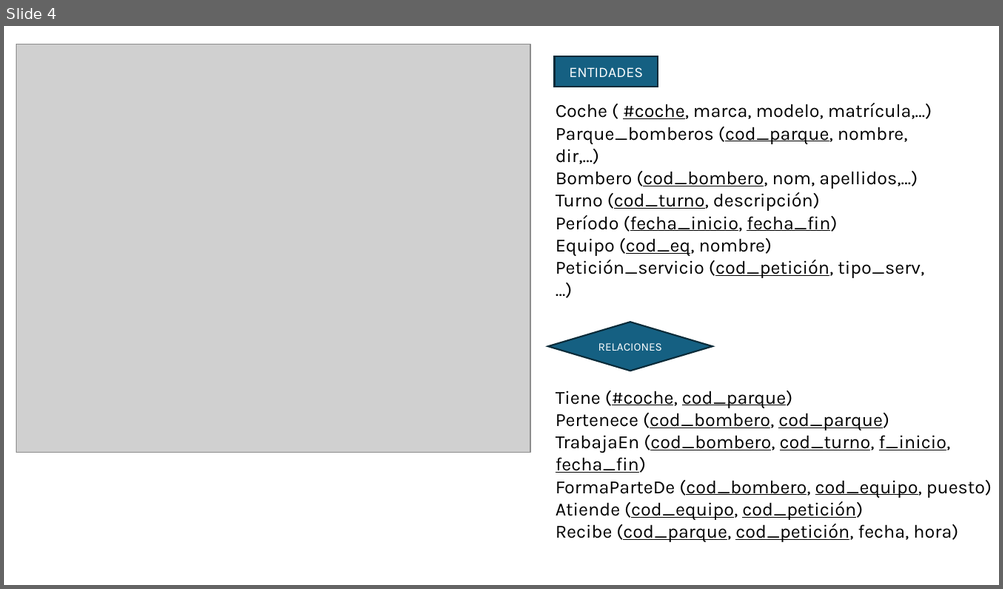
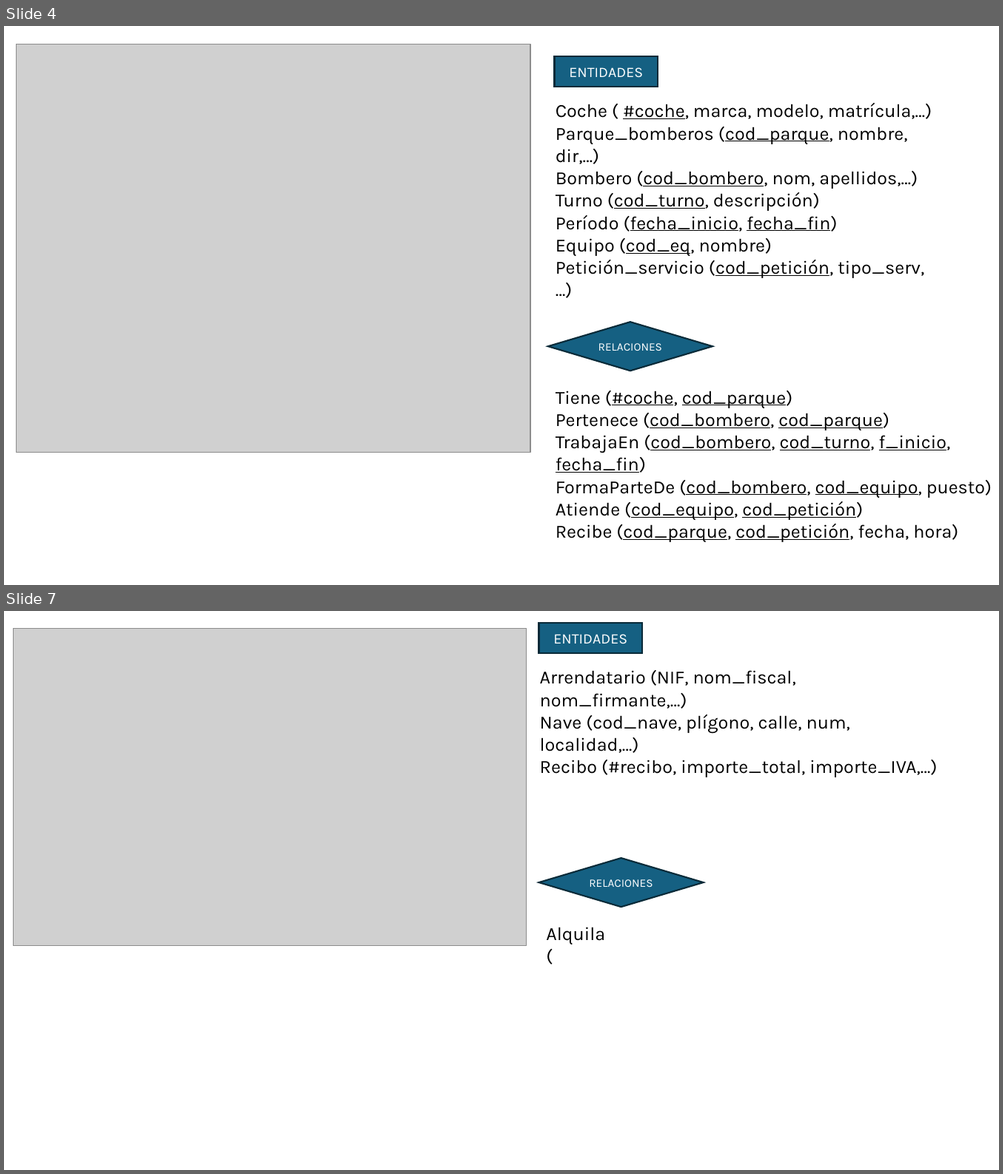
Before and after one commit to AchillesD9-Alex/-2024-Java-Angular-Bootcamp, a slide deck: [JAVA]/C3/TA13/ta13.pptx. Shown one above the other, each under a label of ours: slide 4 before the commit, slides 4 and 7 after it; the slides between them are not shown. The pictures are 1003x589 and 1003x1174 pixels, drawn with LibreOffice and Linux fonts; fonts in the diff are those of the drawing; grey boxes stand for pictures. Boxes give left, top, right and bottom in pixels: in the first picture for what was removed or moved away, otherwise in the second. Text is boxed around its words. In the diff, an @@ line names an element or a change of style, - is before the commit and + after.

```diff
--- a/[JAVA]/C3/TA13/ta13.pptx
+++ b/[JAVA]/C3/TA13/ta13.pptx
@@ slide 7 added at bbox=[4, 611, 999, 1170], background #FFFFFF @@
@@ picture added at bbox=[14, 628, 526, 946] @@
@@ rectangle added at bbox=[539, 623, 643, 652], fill #156082, outline #092A39 1.5 pt, 14 pt, text #FFFFFF @@
+ENTIDADES
@@ text added at bbox=[540, 670, 936, 777], 18 pt, text #000000 @@
+Arrendatario (NIF, nom_fiscal, nom_firmante,…)
+Nave (cod_nave, plígono, calle, num, localidad,…)
+Recibo (#recibo, importe_total, importe_IVA,…)
@@ diamond added at bbox=[539, 858, 703, 907], fill #156082, outline #092A39 1.5 pt, 11 pt, text #FFFFFF @@
+RELACIONES
@@ text added at bbox=[546, 927, 605, 945], 18 pt, text #000000 @@
+Alquila (
```
Also in this commit, not shown: 3 other slides added, 4 other files.
